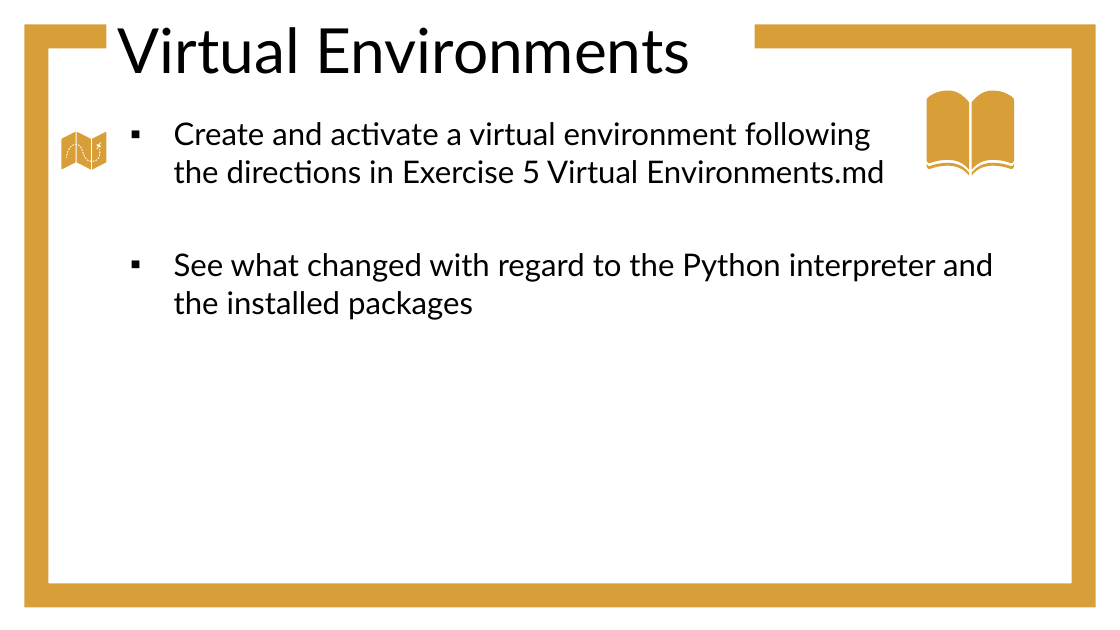
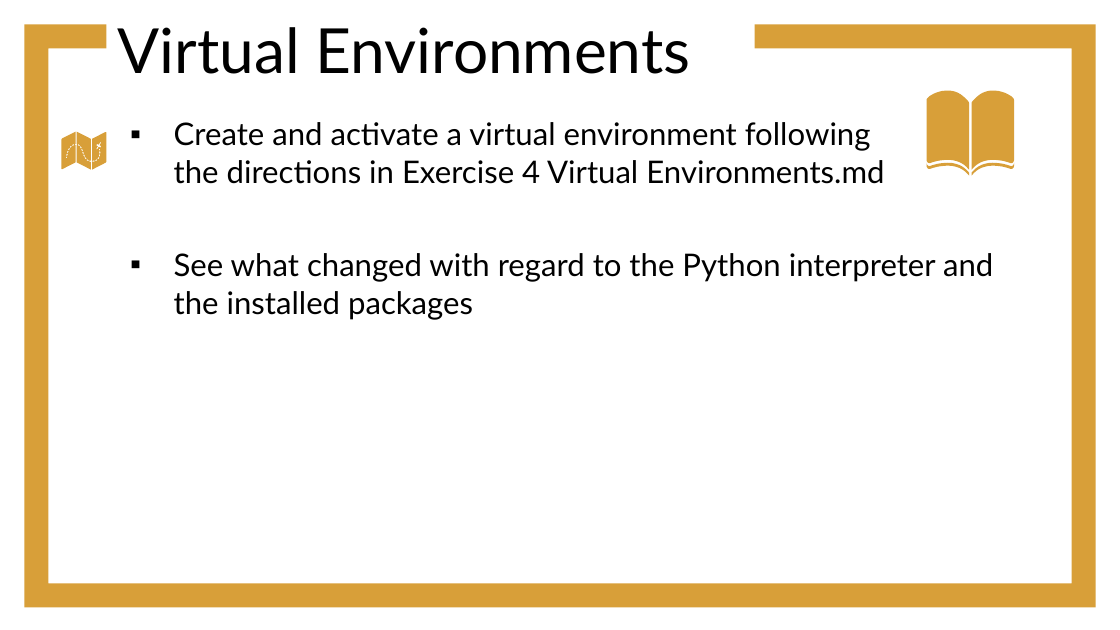
Before and after one commit to ASPP/2023-heraklion-ODD, a slide deck: slide 62 of presentation.odp. Drawn at 1120x630 pixels with LibreOffice and Linux fonts; fonts in the diff are those of the drawing. Boxes give left, top, right and bottom in pixels: in the first picture for what was removed or moved away, otherwise in the second. Text is boxed around its words. In the diff, an @@ line names an element or a change of style, - is before the commit and + after.

Commit message:
wrong exercise number

```diff
--- a/presentation.odp
+++ b/presentation.odp
@@ text at (x1=174, y1=122, x2=884, y2=184): text changed @@
-▪ Create and activate a virtual environment following
-  the directions in Exercise 5 Virtual Environments.md
+▪ Create and activate a virtual environment following
+  the directions in Exercise 4 Virtual Environments.md
```
Also in this commit, not shown: 5 other slides changed, 1 other file.
